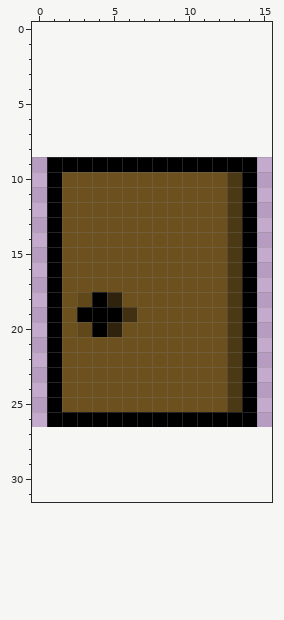
One commit to this pixel-art sprite: assets/textures/elements/end.png. This is how it looked before the edit.
The file is 16x18 pixels. The old version is drawn lined up with the new one, on the new canvas.
After the commit:
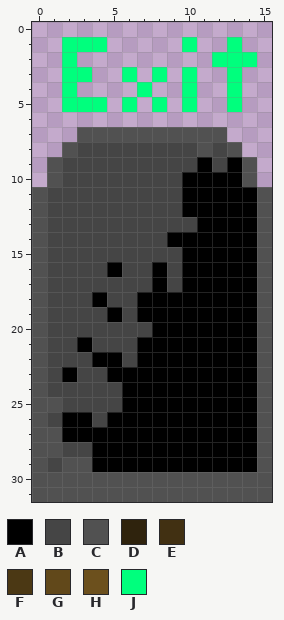
Palette (. is transparent): A #000000  B #454545  C #515151  D #2f230d  E #413012  F #4b3814  G #61481a  H #6c501d  J #00ff7d
Edits made:
canvas 16x18 -> 16x32, the old top-left corner now at 0,9
Changed rows in their new state; - is an unchanged pixel.
first column x 0:
 1 --JJJ-----J--J--
 2 --J---------JJJ-
 3 --JJ--J-J-J--J--
 4 --J----J--J--J--
 5 --JJJ-J-J-J--J--
 7 ---CCCCCCCCCC---
 8 --CBBBBBBBBCBC--
 9 -CBBBBBBBBB-B-C-
10 -CBBBBBBBBAAAAC-
11 CBBBBBBBBBAAAA-C
12 CBBBBBBBBBAAAA-C
13 CBBBBBBBBBBAAA-C
14 CBBBBBBBBAAAAA-C
15 CBBBBBBBBBAAAA-C
16 CBBBBABBABAAAA-C
17 CBBBBBBBABAAAA-C
18 CBBB-BBAAAAAAA-C
19 CBBBB-BAAAAAAA-C
20 CBBBBBBBAAAAAA-C
21 CBBABBBAAAAAAA-C
22 CBBBAABAAAAAAA-C
23 CBABBAAAAAAAAA-C
24 CBBBBBAAAAAAAA-C
25 CCBBBBAAAAAAAA-C
26 CB--B----------C
27 CCAAAAAAAAAAAAAC
28 CCBBAAAAAAAAAAAC
29 CBCCAAAAAAAAAAAC
30 CCCCCCCCCCCCCCCC
31 CCCCCCCCCCCCCCCC
Where, in picture pixels (left, top, right, bottom), the same in both pictures:
changed: (32, 37, 272, 502)
